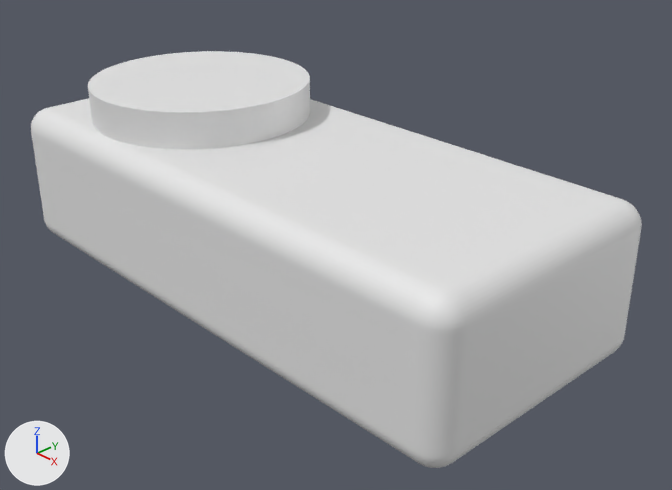
Before and after pictures for a commit that changed the Blender file [2026] Power Station/01 Design.blend.
Before and after are seen from a 50 mm lens placed at (0.1909, -0.1654, 0.1366), pointed at (0.0155, 0.0005, 0.0195). The lights are fixed; the arrows at lower left show +X, +Y and +Z. The older version comes first.

Before the edit, the objects in view are built like this:
```python
me_cube = bpy.data.meshes.new('Cube')
me_cube.from_pydata(...)  # a box spanning x -0.09..0.09, y -0.04..0.04, z -0.023..0.023
me_cube.materials.append(mat_material)  # white #e7e7e7
me_cylinder_001 = bpy.data.meshes.new('Cylinder.001')
me_cylinder_001.from_pydata(...)  # a 500-sided cylinder along z spanning x -1.0..1.0, y -1.0..1.0, z -1.0..1.0
ob_cube = bpy.data.objects.new('Cube', me_cube)
ob_cube.location = (0.0, 0.0, 0.0225)
_m = ob_cube.modifiers.new('Bevel', 'BEVEL')
_m.width = 0.007
_m.width_pct = 0.007
_m.segments = 100
ob_cylinder_001 = bpy.data.objects.new('Cylinder.001', me_cylinder_001)
ob_cylinder_001.location = (-0.0457, 0.0, 0.045)
ob_cylinder_001.scale = (0.0343, 0.0343, 0.011)
```
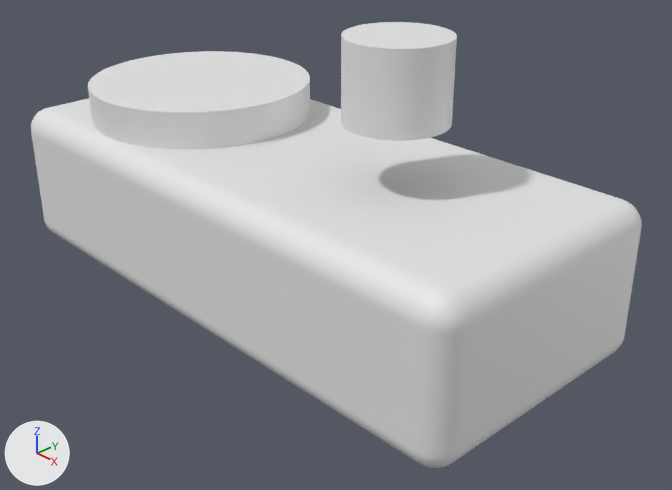
The change in detail:
Object 'Cylinder.002' (ob_cylinder_002) is new; it shows a copy of the mesh of ob_cylinder_001.
Its location is (0.0381, 0.0, 0.073).
Its scale is (0.0139, 0.0139, 0.011).

Pixel boxes (x1, y1, x2, y2) of what changed, in the pictures (672 x 490 px):
'Cylinder.002', added: after (341, 22, 457, 141)
